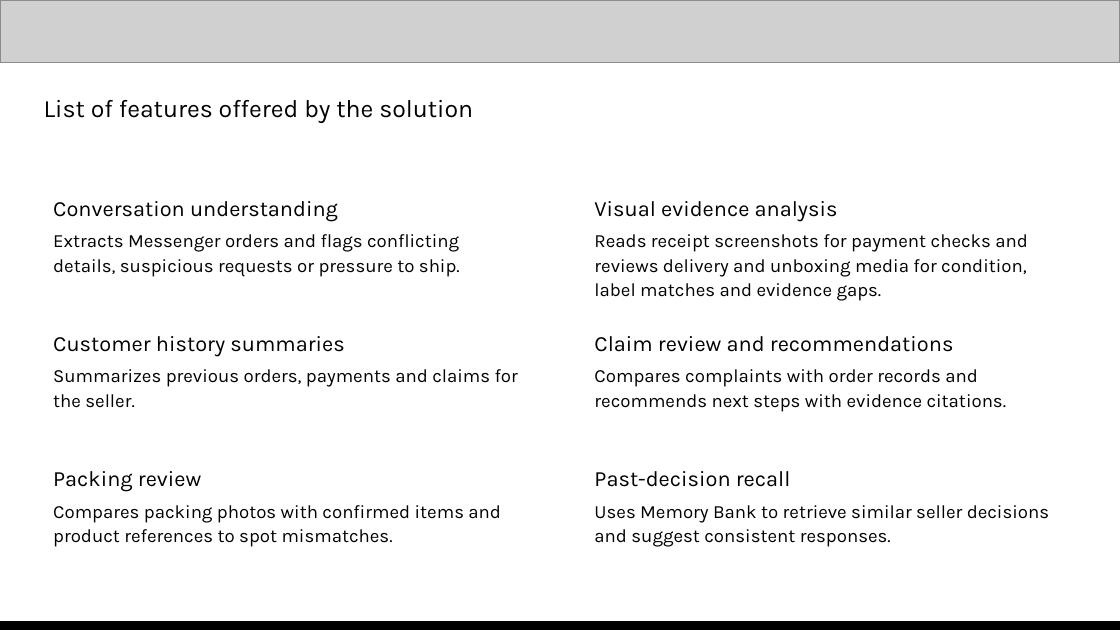
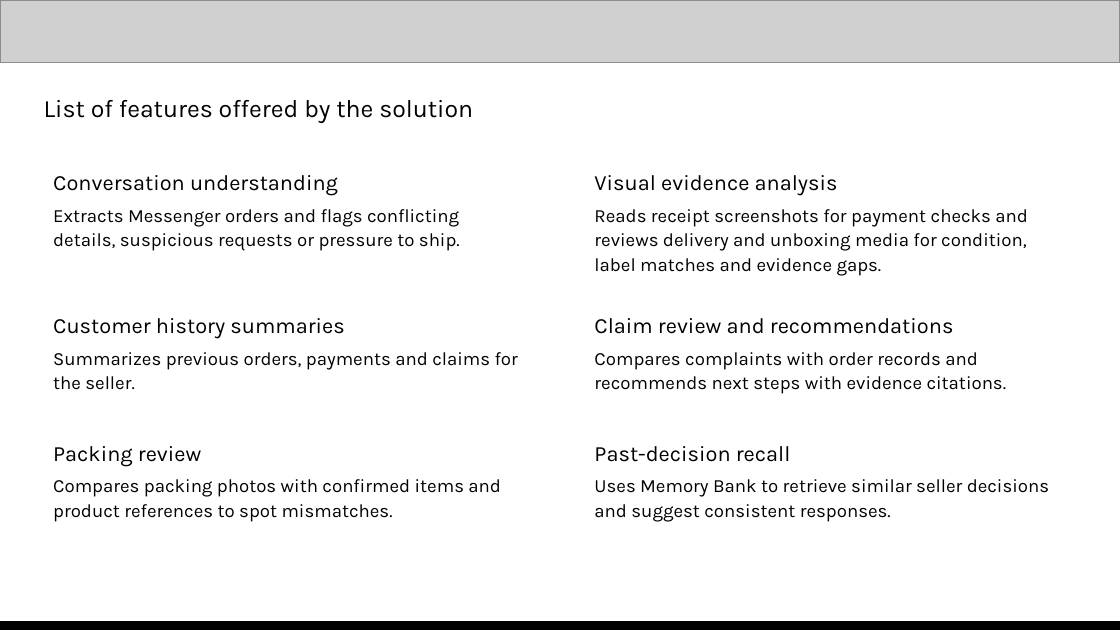
Before and after one commit to kevsoriano/servermaya, a slide deck: slide 5 of docs/Team ServerMaya Submission _ AI Builder Cup.pptx. Drawn at 1120x630 pixels with LibreOffice and Linux fonts; fonts in the diff are those of the drawing; grey boxes stand for pictures. Boxes give left, top, right and bottom in pixels: in the first picture for what was removed or moved away, otherwise in the second. Text is boxed around its words. In the diff, an @@ line names an element or a change of style, - is before the commit and + after.

```diff
--- a/docs/Team ServerMaya Submission _ AI Builder Cup.pptx
+++ b/docs/Team ServerMaya Submission _ AI Builder Cup.pptx
@@ text "Customer history summaries": place and size @@
-text "Customer history summaries" at [53,336,518,408]
+text "Customer history summaries" at [53,318,518,390]
@@ text "Claim review and recommendations": place and size @@
-text "Claim review and recommendations" at [594,336,1007,412]
+text "Claim review and recommendations" at [594,318,1007,394]
@@ 4 texts: place and size @@
-4 texts at [53,201,1049,547]
+4 texts at [53,175,1049,522]
```
Also in this commit, not shown: 8 other slides changed, 1 other file.
